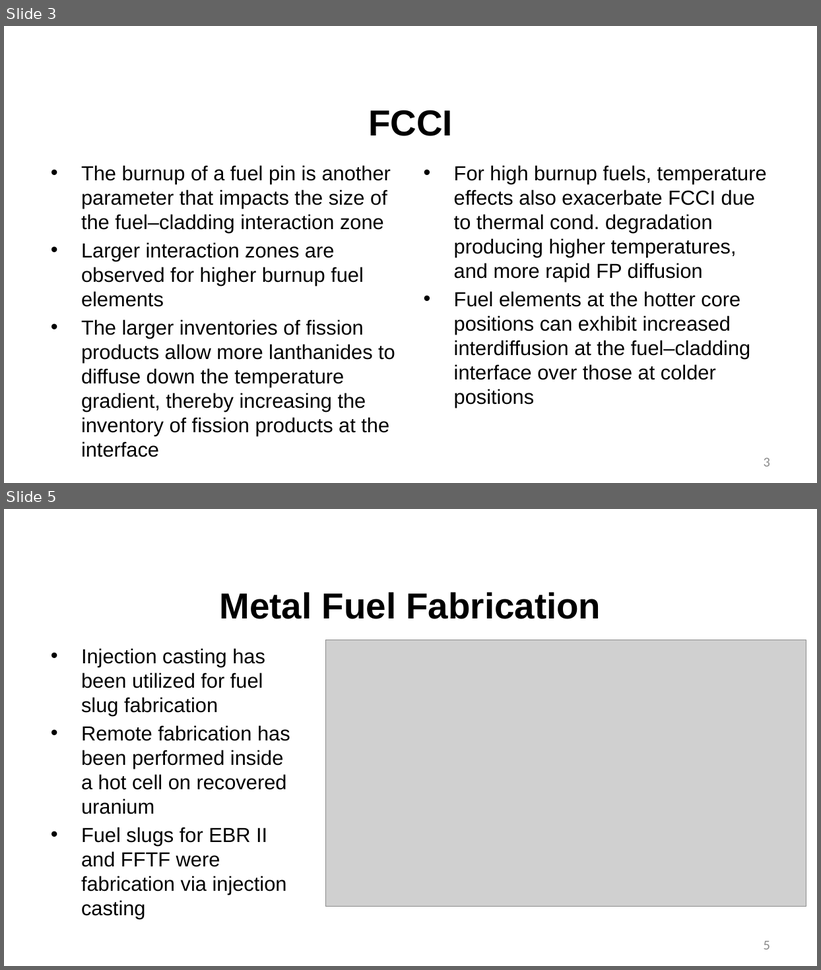
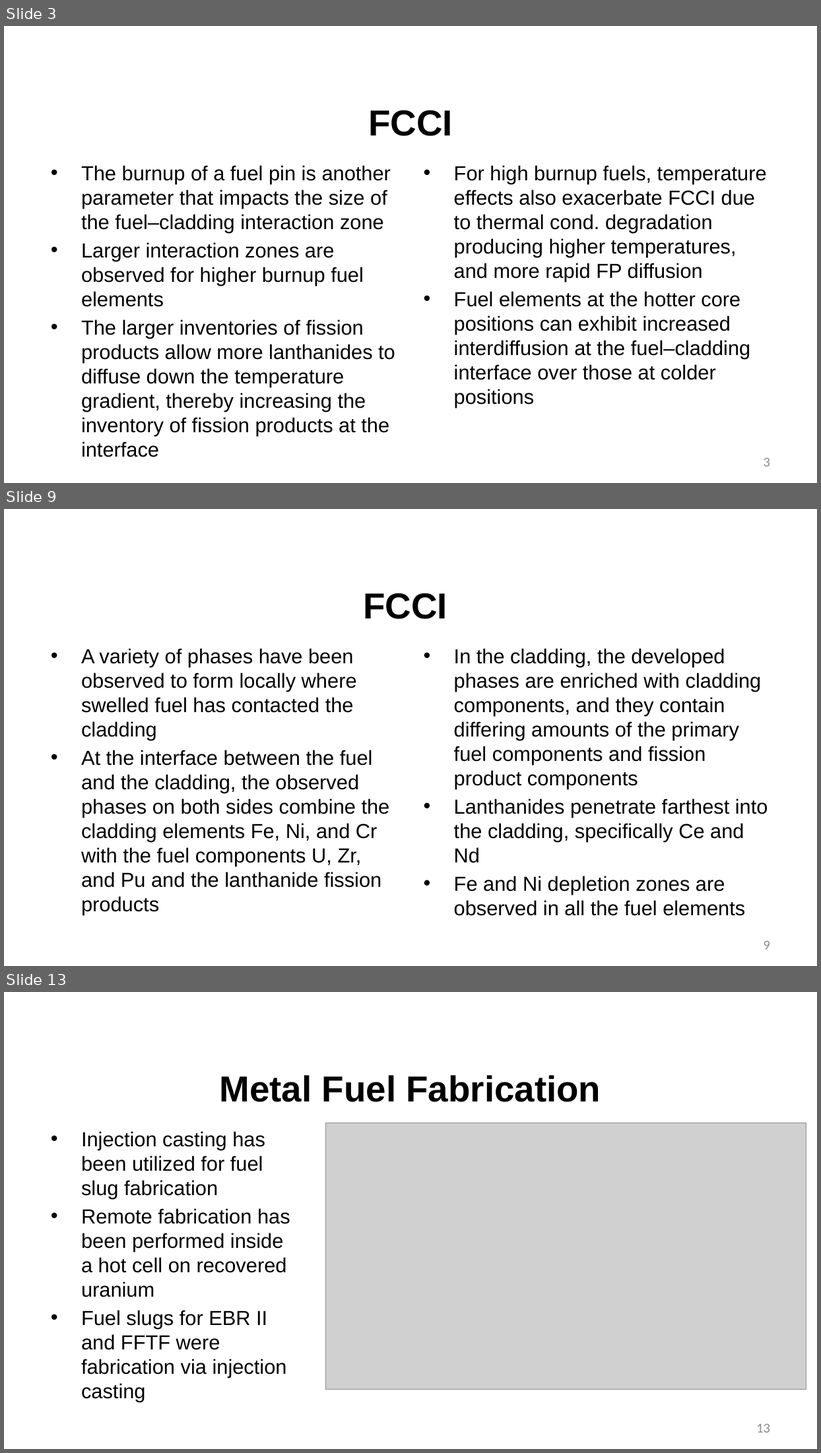
Before and after one commit to benbeeler/TEACHING, a slide deck: Advanced Reactor Materials/Lec8_SFRs.pptx. Shown one above the other, each under a label of ours: slides 3 and 5 before the commit, slides 3, 9 and 13 after it; the slides between them are not shown. The pictures are 821x970 and 821x1453 pixels, drawn with LibreOffice and Linux fonts; fonts in the diff are those of the drawing; grey boxes stand for pictures; background and template pictures are left out. Boxes give left, top, right and bottom in pixels: in the first picture for what was removed or moved away, otherwise in the second. Text is boxed around its words. In the diff, an @@ line names an element or a change of style, - is before the commit and + after.

```diff
--- a/Advanced Reactor Materials/Lec8_SFRs.pptx
+++ b/Advanced Reactor Materials/Lec8_SFRs.pptx
@@ slide 9 added at [4, 509, 817, 966], background #FFFFFF @@
@@ title added at [363, 593, 448, 619], 42.7 pt, text #000000, bold @@
+FCCI
@@ text added at [81, 648, 390, 915], 24 pt, text #000000 @@
+• A variety of phases have been observed to form locally where swelled fuel has contacted the cladding
+• At the interface between the fuel and the cladding, the observed phases on both sides combine the cladding elements Fe, Ni, and Cr with the fuel components U, Zr, and Pu and the lanthanide fission products
@@ text added at [454, 648, 768, 916], 24 pt, text #000000 @@
+• In the cladding, the developed phases are enriched with cladding components, and they contain differing amounts of the primary fuel components and fission product components
+• Lanthanides penetrate farthest into the cladding, specifically Ce and Nd
+• Fe and Ni depletion zones are observed in all the fuel elements
@@ page number added at [764, 941, 770, 950], 16 pt, text #8C8C8C @@
+9
@@ what was slide 5 is now slide 13 @@
@@ page number at [756, 1424, 770, 1433]: text changed @@
-5
+13
```
Also in this commit, not shown: 1 slide changed, 7 other slides added, 15 slides removed, 3 other files.
